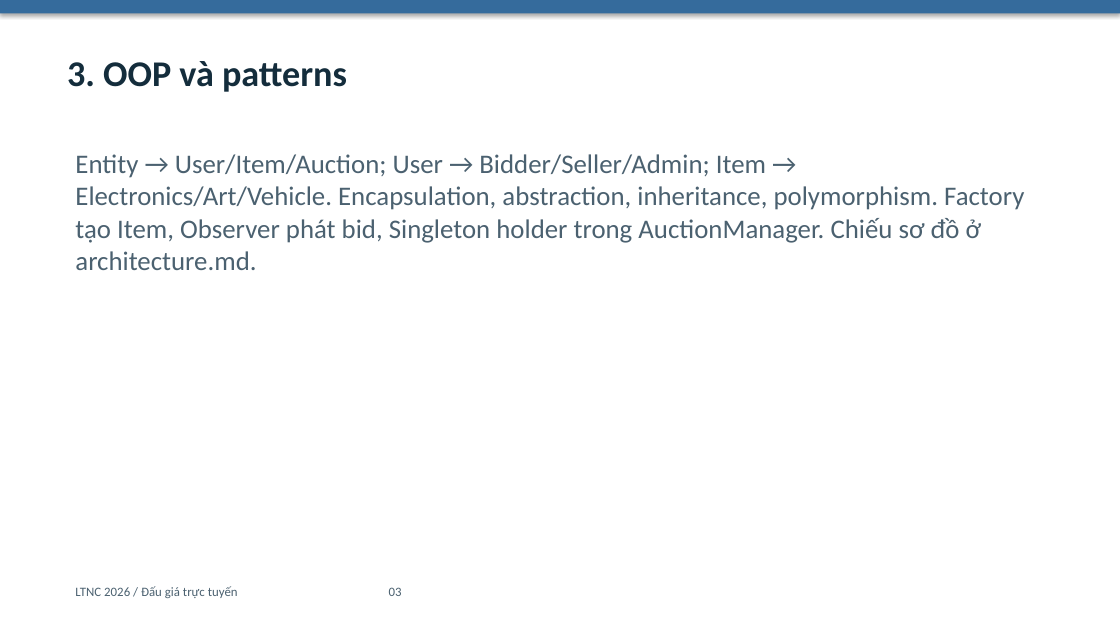
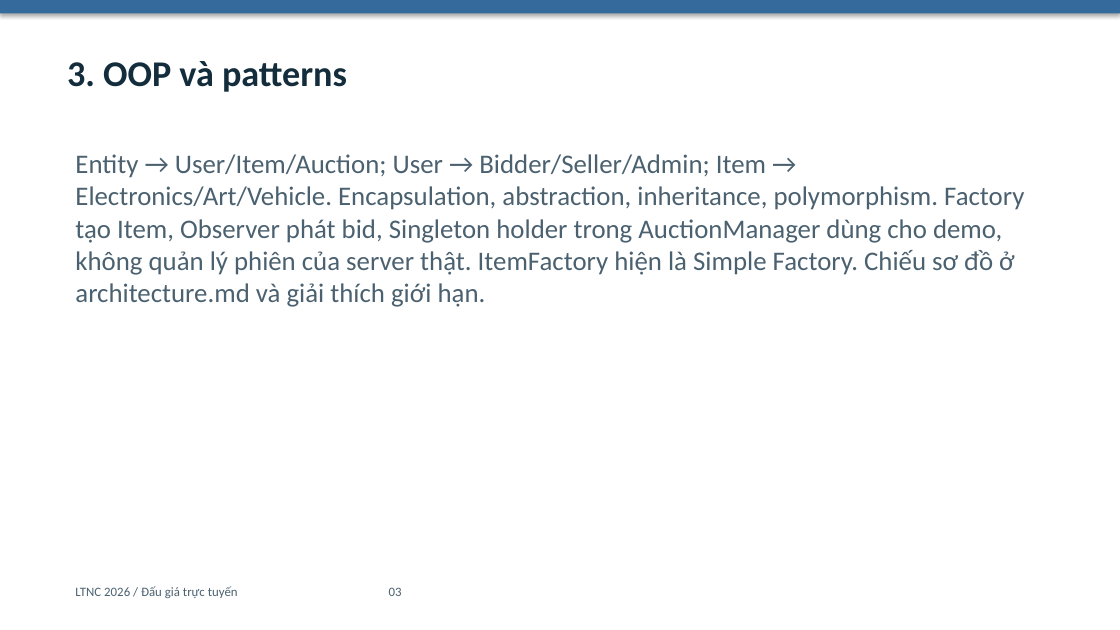
Before and after one commit to lphucxyz-alt/auction-system, a slide deck: slide 3 of docs/presentation.pptx. Drawn at 1120x630 pixels with LibreOffice and Linux fonts; fonts in the diff are those of the drawing. Boxes give left, top, right and bottom in pixels: in the first picture for what was removed or moved away, otherwise in the second. Text is boxed around its words. In the diff, an @@ line names an element or a change of style, - is before the commit and + after.

Commit message:
feat(client): polish FXML screens and clarify local multi-client demo

```diff
--- a/docs/presentation.pptx
+++ b/docs/presentation.pptx
@@ text at (75, 154, 1024, 307): text changed @@
-Entity → User/Item/Auction; User → Bidder/Seller/Admin; Item → Electronics/Art/Vehicle. Encapsulation, abstraction, inheritance, polymorphism. Factory tạo Item, Observer phát bid, Singleton holder trong AuctionManager. Chiếu sơ đồ ở architecture.md.
+Entity → User/Item/Auction; User → Bidder/Seller/Admin; Item → Electronics/Art/Vehicle. Encapsulation, abstraction, inheritance, polymorphism. Factory tạo Item, Observer phát bid, Singleton holder trong AuctionManager dùng cho demo, không quản lý phiên của server thật. ItemFactory hiện là Simple Factory. Chiếu sơ đồ ở architecture.md và giải thích giới hạn.
```
Also in this commit, not shown: 1 other slide changed, 32 other files.
